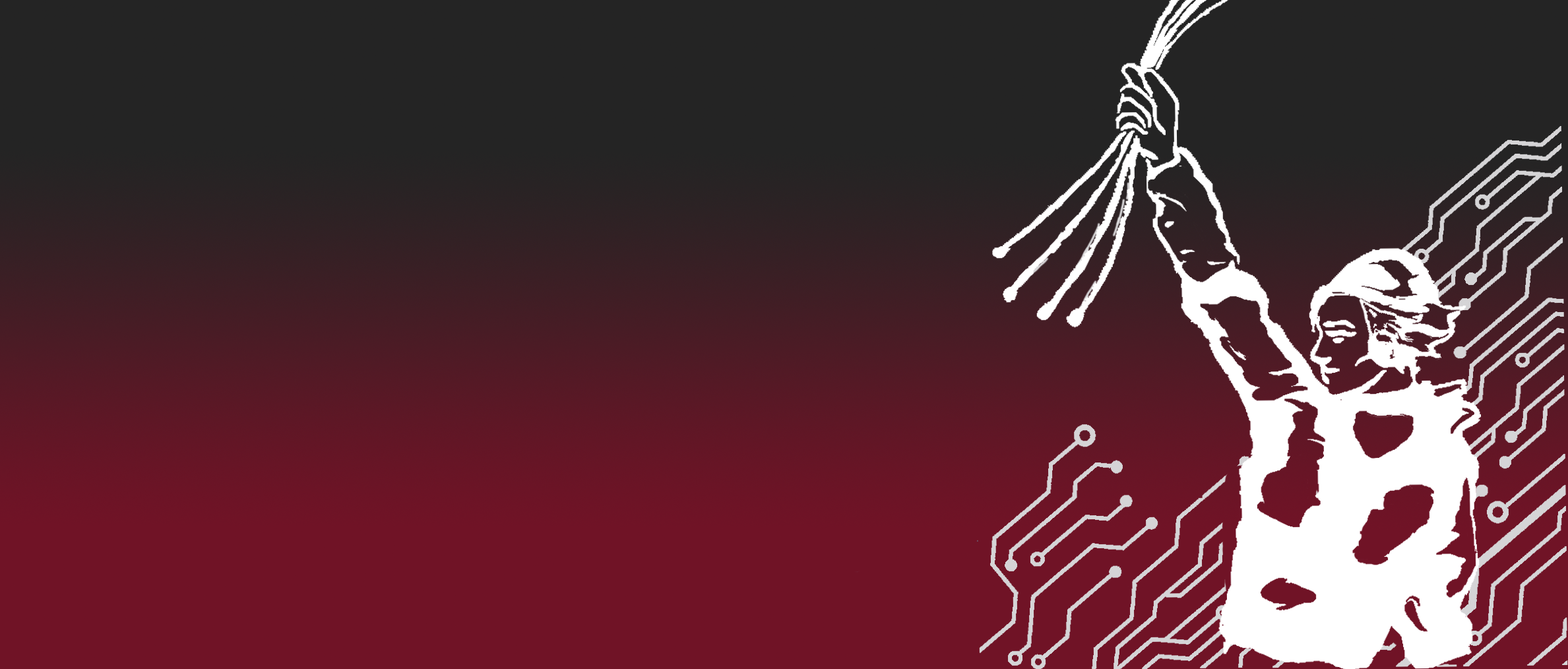
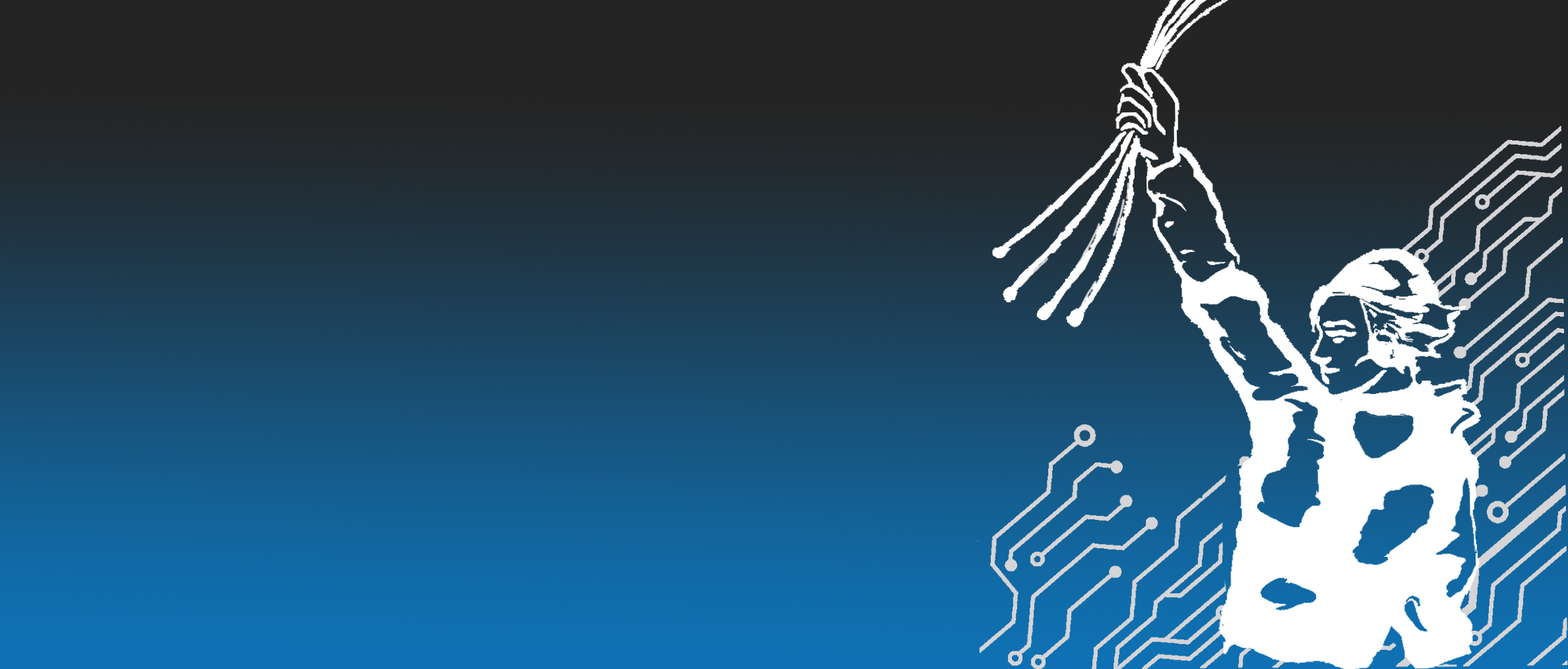
Layered file, before and after one edit (1568x669). Changes by layer:
painted on "Layer 2" over bbox(854, 570, 861, 573)
painted on "Layer 0" over bbox(0, 98, 1568, 669)
